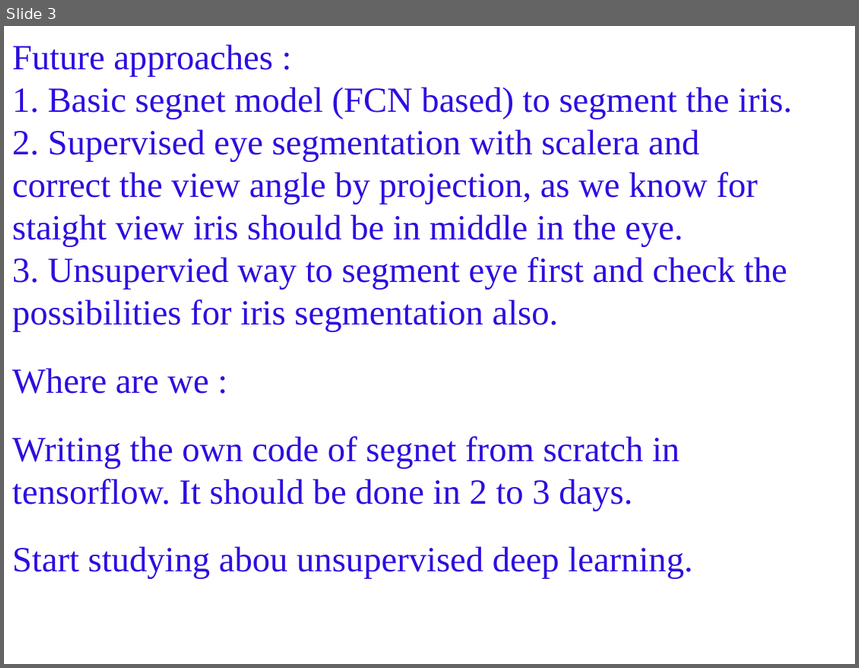
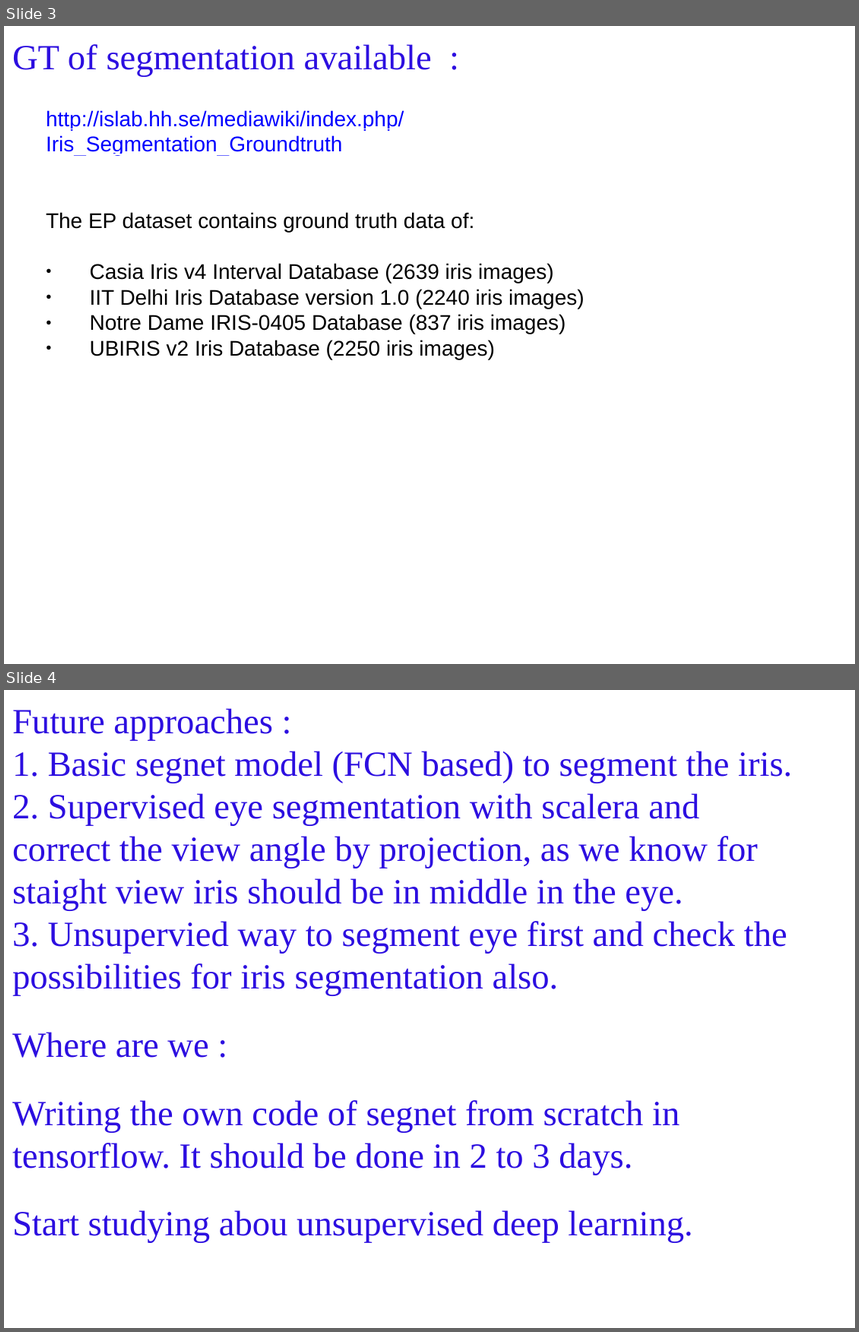
Before and after one commit to savera2020/iris_identification, a slide deck: weekly_progress/week9.pptx. Shown one above the other, each under a label of ours: slide 3 before the commit, slides 3 and 4 after it. The pictures are 859x668 and 859x1332 pixels, drawn with LibreOffice and Linux fonts; fonts in the diff are those of the drawing. Boxes give left, top, right and bottom in pixels: in the first picture for what was removed or moved away, otherwise in the second. Text is boxed around its words. In the diff, an @@ line names an element or a change of style, - is before the commit and + after.

Commit message:
added GT slide in week 9 ppt

```diff
--- a/weekly_progress/week9.pptx
+++ b/weekly_progress/week9.pptx
@@ slide 3 added at (4,26,855,664), background #FFFFFF @@
@@ text added at (12,44,432,77), 30 pt, text #2C0EE0 @@
+GT of segmentation available :
@@ text added at (46,110,585,360), 18 pt, text #000000 @@
+http://islab.hh.se/mediawiki/index.php/Iris_Segmentation_Groundtruth
+The EP dataset contains ground truth data of:
+● Casia Iris v4 Interval Database (2639 iris images)
+● IIT Delhi Iris Database version 1.0 (2240 iris images)
+● Notre Dame IRIS-0405 Database (837 iris images)
+● UBIRIS v2 Iris Database (2250 iris images)
@@ what was slide 3 is now slide 4 @@
```
